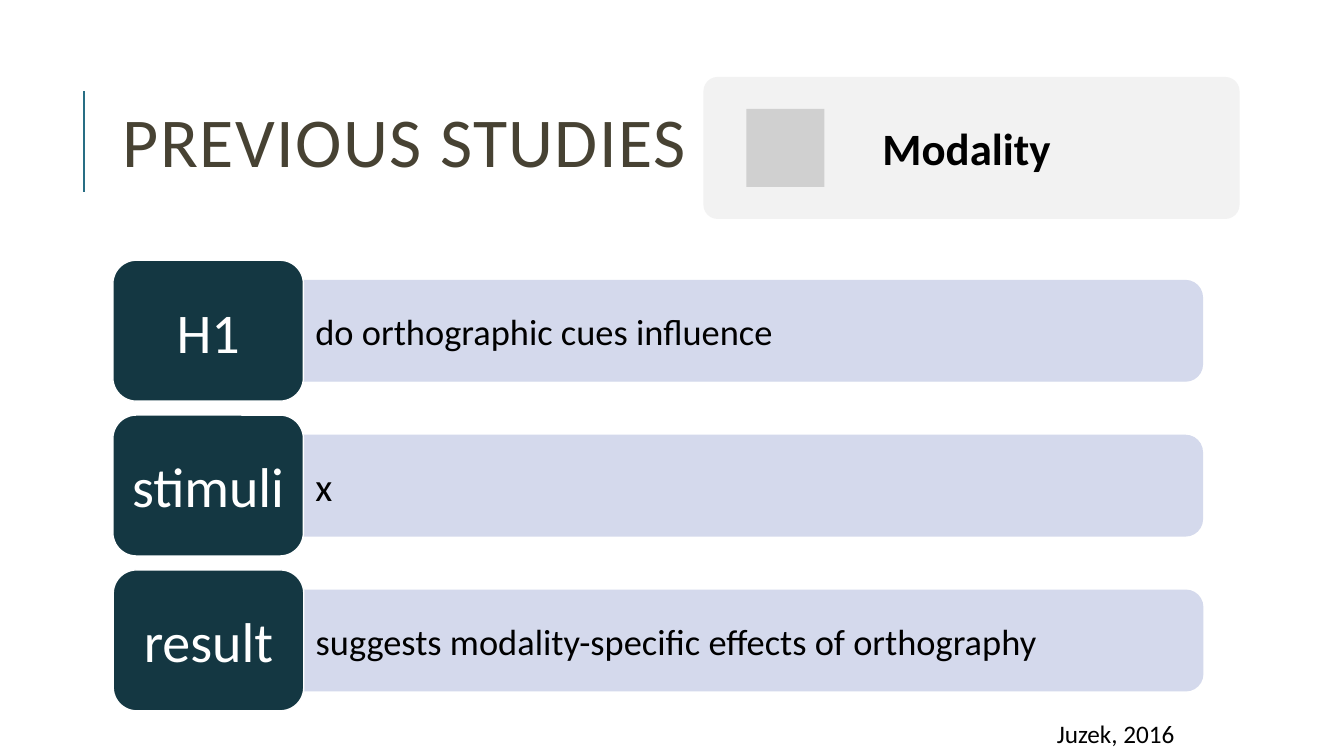
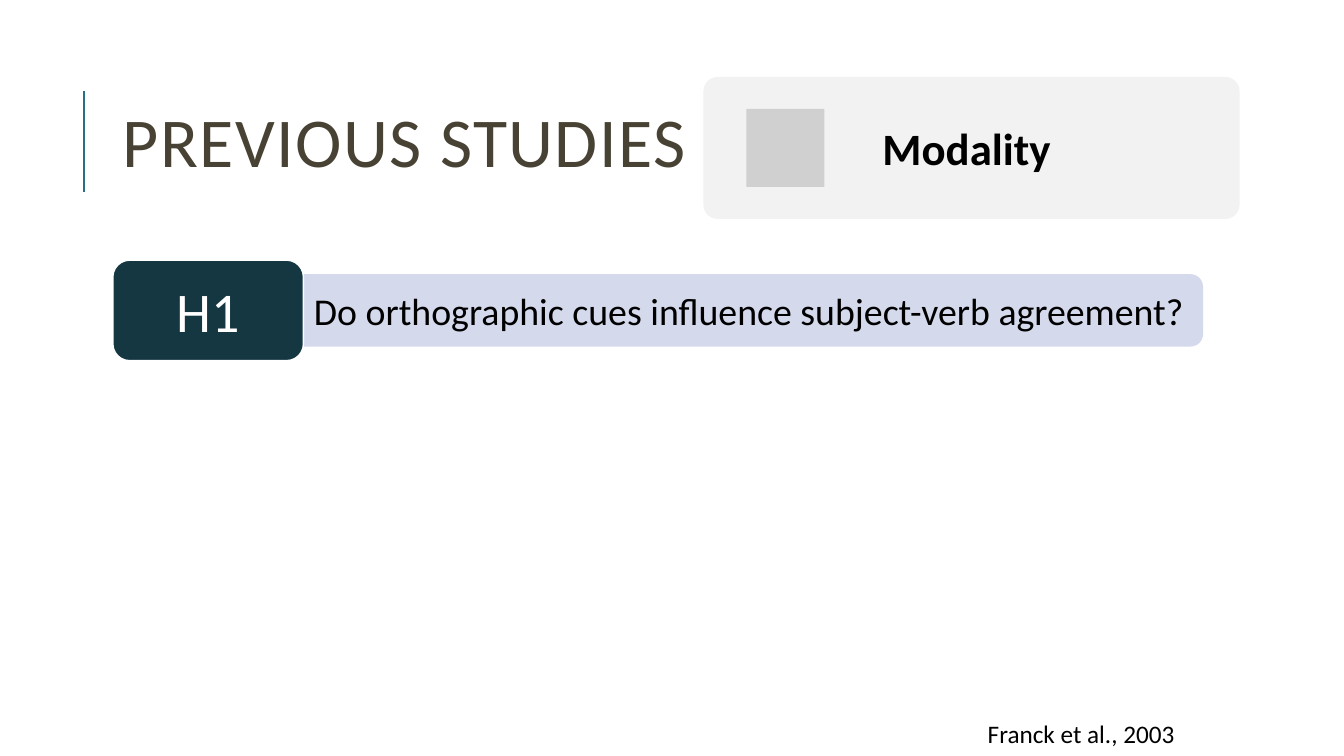
Before and after one commit to miriamschiele/MA, a slide deck: slide 20 of presentation/Miriam Schiele, MA presentation.pptx (slide 17 before the commit). Drawn at 1344x756 pixels with LibreOffice and Linux fonts; fonts in the diff are those of the drawing; grey boxes stand for pictures. Boxes give left, top, right and bottom in pixels: in the first picture for what was removed or moved away, otherwise in the second. Text is boxed around its words. In the diff, an @@ line names an element or a change of style, - is before the commit and + after.

```diff
--- a/presentation/Miriam Schiele, MA presentation.pptx
+++ b/presentation/Miriam Schiele, MA presentation.pptx
@@ rounded rectangle "H1": place and size @@
-rounded rectangle "H1" at box(113, 260, 303, 401)
+rounded rectangle "H1" at box(113, 260, 303, 361)
@@ rounded rectangle "Do orthographic cues influence subject-verb ...": place and size @@
-rounded rectangle "Do orthographic cues influence subject-verb ..." at box(250, 280, 1203, 381)
+rounded rectangle "Do orthographic cues influence subject-verb ..." at box(250, 275, 1203, 346)
@@ text in rounded rectangle at box(314, 298, 1184, 332): text changed; size 26 to 27 pt @@
-• do orthographic cues influence
+• Do orthographic cues influence subject-verb agreement?
@@ rounded rectangle removed at box(113, 415, 303, 557) @@
-stimuli
@@ rounded rectangle removed at box(250, 436, 1203, 536) @@
-• x
@@ rounded rectangle removed at box(113, 570, 303, 711) @@
-result
@@ rounded rectangle removed at box(251, 591, 1204, 692) @@
-• suggests modality-specific effects of orthography
@@ text at box(988, 725, 1174, 746): text changed @@
-Juzek, 2016
+Franck et al., 2003
```
Also in this commit, not shown: 2 other slides changed, 4 slides added.
